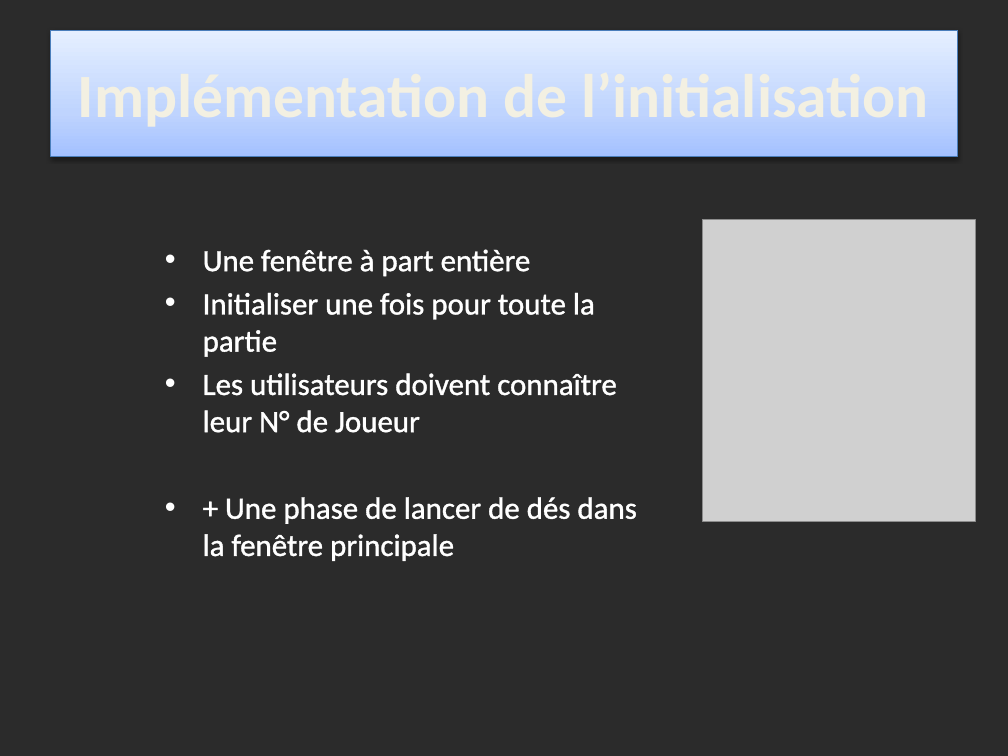
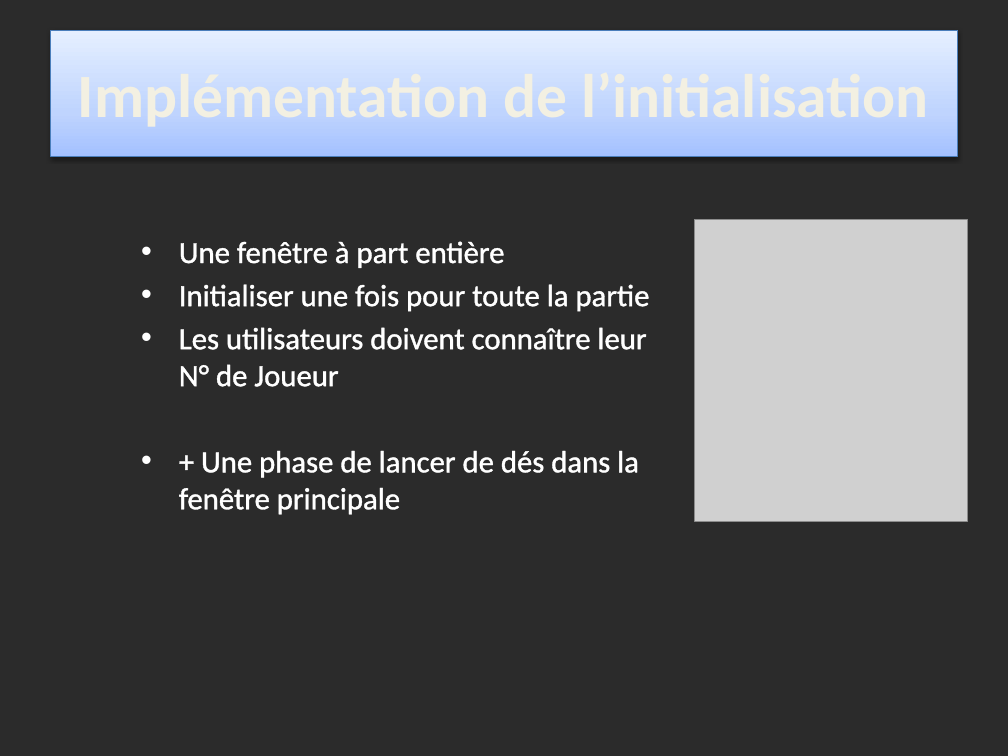
Before and after one commit to Issam-Engineer/tp4infoinsa, a slide deck: slide 3 of TPs CPOO/Gareth & Maxime/Projet/Présentation.pptx. Drawn at 1008x756 pixels with LibreOffice and Linux fonts; fonts in the diff are those of the drawing; grey boxes stand for pictures; background and template pictures are left out; a plain dark background stands for a picture behind light text. Boxes give left, top, right and bottom in pixels: in the first picture for what was removed or moved away, otherwise in the second. Text is boxed around its words. In the diff, an @@ line names an element or a change of style, - is before the commit and + after.

```diff
--- a/TPs CPOO/Gareth & Maxime/Projet/Présentation.pptx
+++ b/TPs CPOO/Gareth & Maxime/Projet/Présentation.pptx
@@ text "Une fenêtre à part entière" moved from (x1=203, y1=249, x2=636, y2=524) to (x1=179, y1=241, x2=649, y2=515) @@
@@ text "Une fenêtre à part entière" at (x1=179, y1=241, x2=649, y2=515): size 22.1 to 22 pt @@
@@ picture moved from (x1=703, y1=220, x2=976, y2=522) to (x1=695, y1=220, x2=968, y2=522) @@
```
Also in this commit, not shown: 4 other slides changed, 27 other files.
